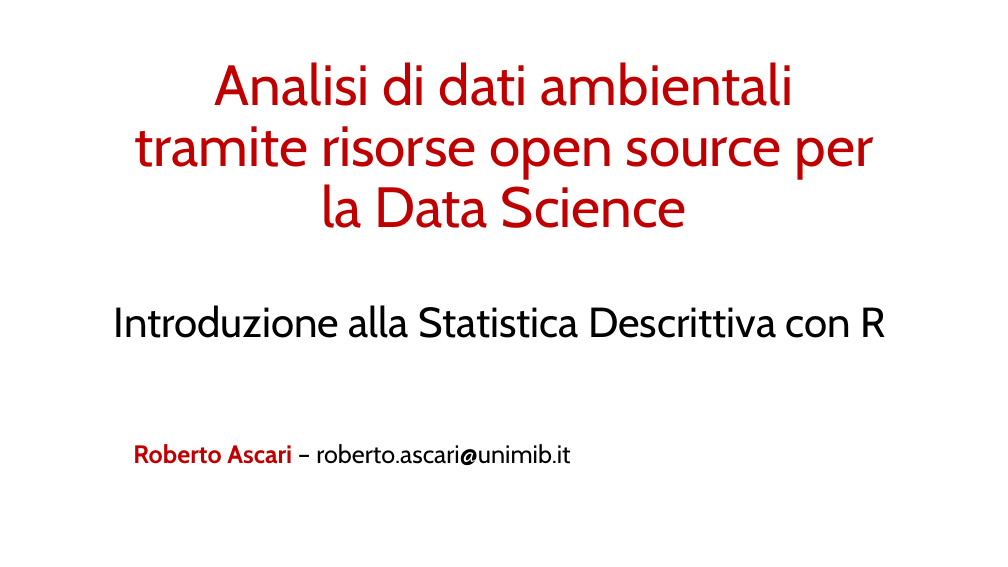
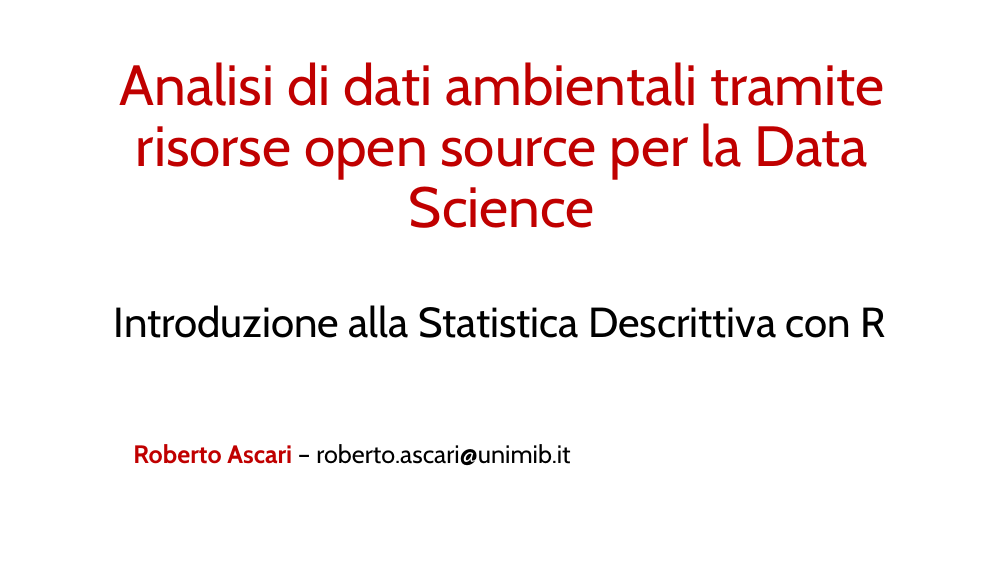
Before and after one commit to rborgoni/B.STAT.5, a slide deck: slide 1 of IntroR/BSTAT5 - IntroR - 1.pptx. Drawn at 1008x567 pixels with LibreOffice and Linux fonts; fonts in the diff are those of the drawing. Boxes give left, top, right and bottom in pixels: in the first picture for what was removed or moved away, otherwise in the second. Text is boxed around its words. In the diff, an @@ line names an element or a change of style, - is before the commit and + after.

```diff
--- a/IntroR/BSTAT5 - IntroR - 1.pptx
+++ b/IntroR/BSTAT5 - IntroR - 1.pptx
@@ title "Analisi di dati ambientali tramite ..." rewrapped from <box>135,62,874,228</box> to <box>120,62,885,228</box> @@
```
Also in this commit, not shown: 3 other slides changed, 6 slides added, 1 slide removed, 5 other files.
